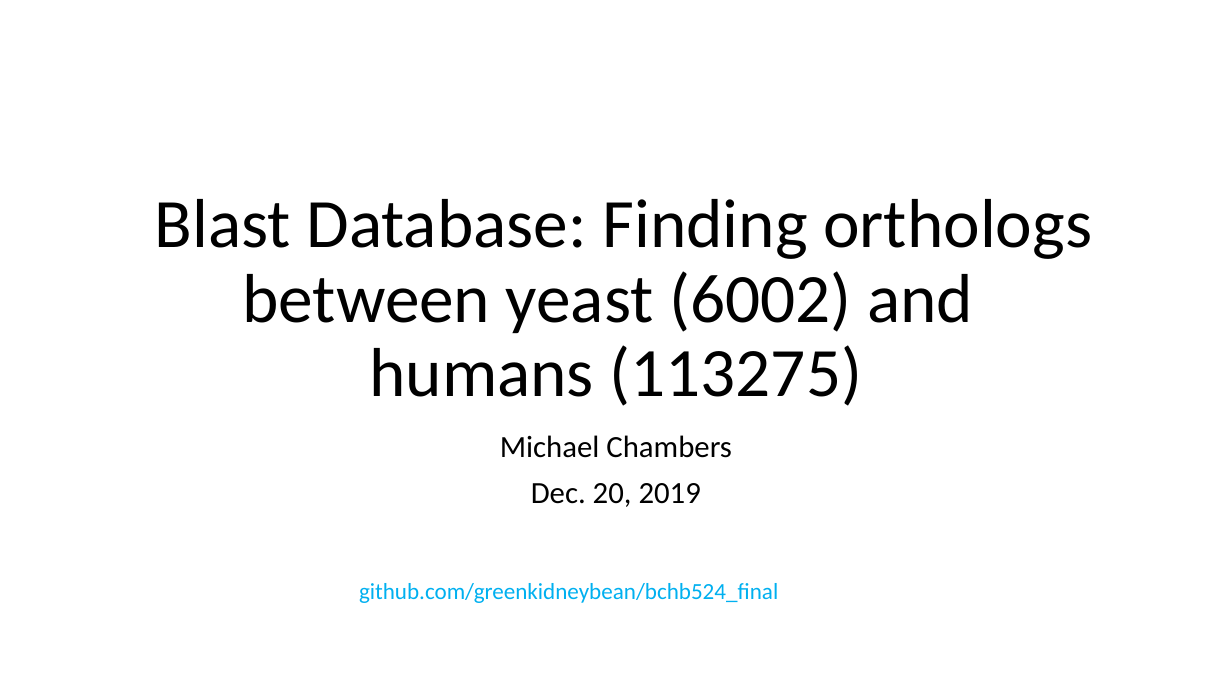
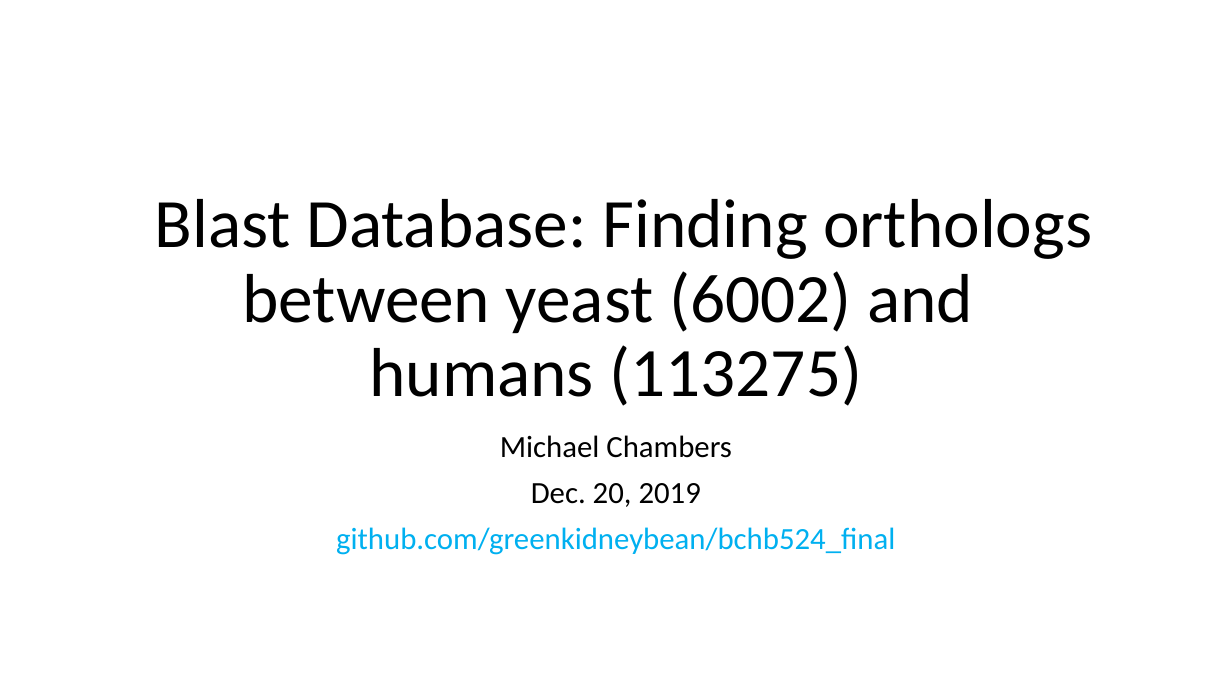
Before and after one commit to greenkidneybean/bchb524_final, a slide deck: slide 1 of presentation.pptx. Drawn at 1232x693 pixels with LibreOffice and Linux fonts; fonts in the diff are those of the drawing. Boxes give left, top, right and bottom in pixels: in the first picture for what was removed or moved away, otherwise in the second. Text is boxed around its words. In the diff, an @@ line names an element or a change of style, - is before the commit and + after.

```diff
--- a/presentation.pptx
+++ b/presentation.pptx
@@ subtitle at (336, 527, 895, 555): paragraph added @@
+github.com/greenkidneybean/bchb524_final
@@ text removed at (359, 583, 778, 603) @@
-github.com/greenkidneybean/bchb524_final
```
Also in this commit, not shown: 2 other slides changed, 1 slide added, 5 other files.
